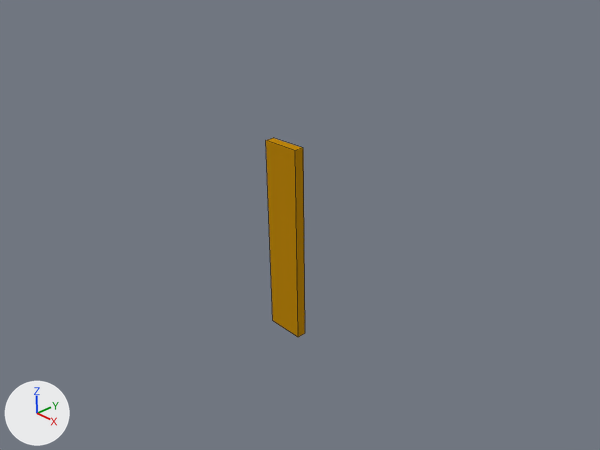
Renders of the Blender file media/Platform/plank.blend from each side of a commit.
The view is the same before and after, from the file's camera 'Camera'. Arrows for +X, +Y and +Z are at lower left; the lights stay in place. Mesh edges are drawn as thin lines.

Names of what the first picture shows: 'Plank'.
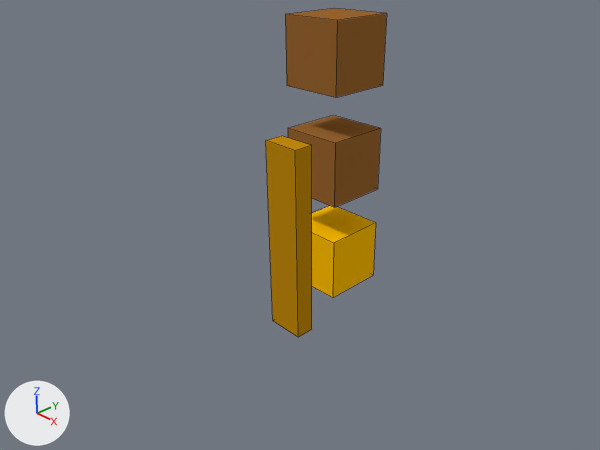
The newer file is also turned or shifted as a whole; pictures and numbers use the older file's frame.

Where the change shows, as pixel boxes (x1, y1, x2, y2) in the pictures (600 x 450 px):
'Plank', mesh rescaled (18% wider): before (266, 138, 305, 337); after (266, 136, 312, 337)
'Cube', added (brown): after (285, 8, 387, 97)
'Cube.001', added (brown): after (288, 116, 381, 207)
'Cube.002', added (yellow): after (312, 206, 376, 298)

The change in detail:
Material 'Plank-done' (mat_plank_done) is new.
Its base color is (0.314, 0.13, 0.03) (brown #986530).
Material 'Plank-fired' (mat_plank_fired) is new.
Its base color is (0.314, 0.13, 0.03) (brown #986530).
Material 'Plank-armed' (mat_plank_armed) is new.
Its base color is (1.0, 0.514, 0.0) (yellow #ffbe00).
me_plank has 8 vertices, 6 faces and spans x -0.4..0.4, y 0.01..0.2, z -2.0..2.0.
me_plank is used by ob_plank; location (0.0, 0.0, 0.0).
me_plank part 1: the whole mesh is scaled about the mesh origin by (1, 2.05, 1).
Mesh me_cube is new.
It is a box spanning x -1.0..1.0, y -1.0..1.0, z -1.0..1.0.
It uses material mat_plank_done (brown #986530).
Mesh me_cube_001 is new.
It is a box spanning x -1.0..1.0, y -1.0..1.0, z -1.0..1.0.
It uses material mat_plank_fired (brown #986530).
Mesh me_cube_002 is new.
It is a box spanning x -1.0..1.0, y -1.0..1.0, z -1.0..1.0.
It uses material mat_plank_armed (yellow #ffbe00).
Object 'Cube' (ob_cube) is new; it shows me_cube.
Its location is (-4.37, 6.01, 2.36).
Its rotation in degrees is (0, -90, 0).
Object 'Cube.001' (ob_cube_001) is new; it shows me_cube_001.
Its location is (-4.37, 6.01, -0.94).
Its rotation in degrees is (0, -90, 0).
Object 'Cube.002' (ob_cube_002) is new; it shows me_cube_002.
Its location is (-4.37, 6.01, -4.14).
Its rotation in degrees is (0, -90, 0).
